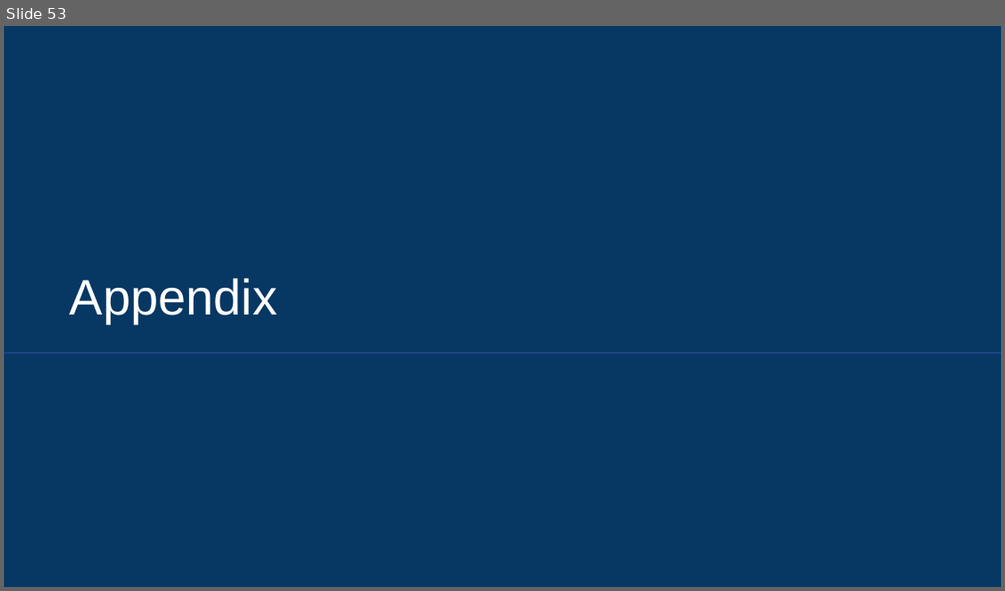
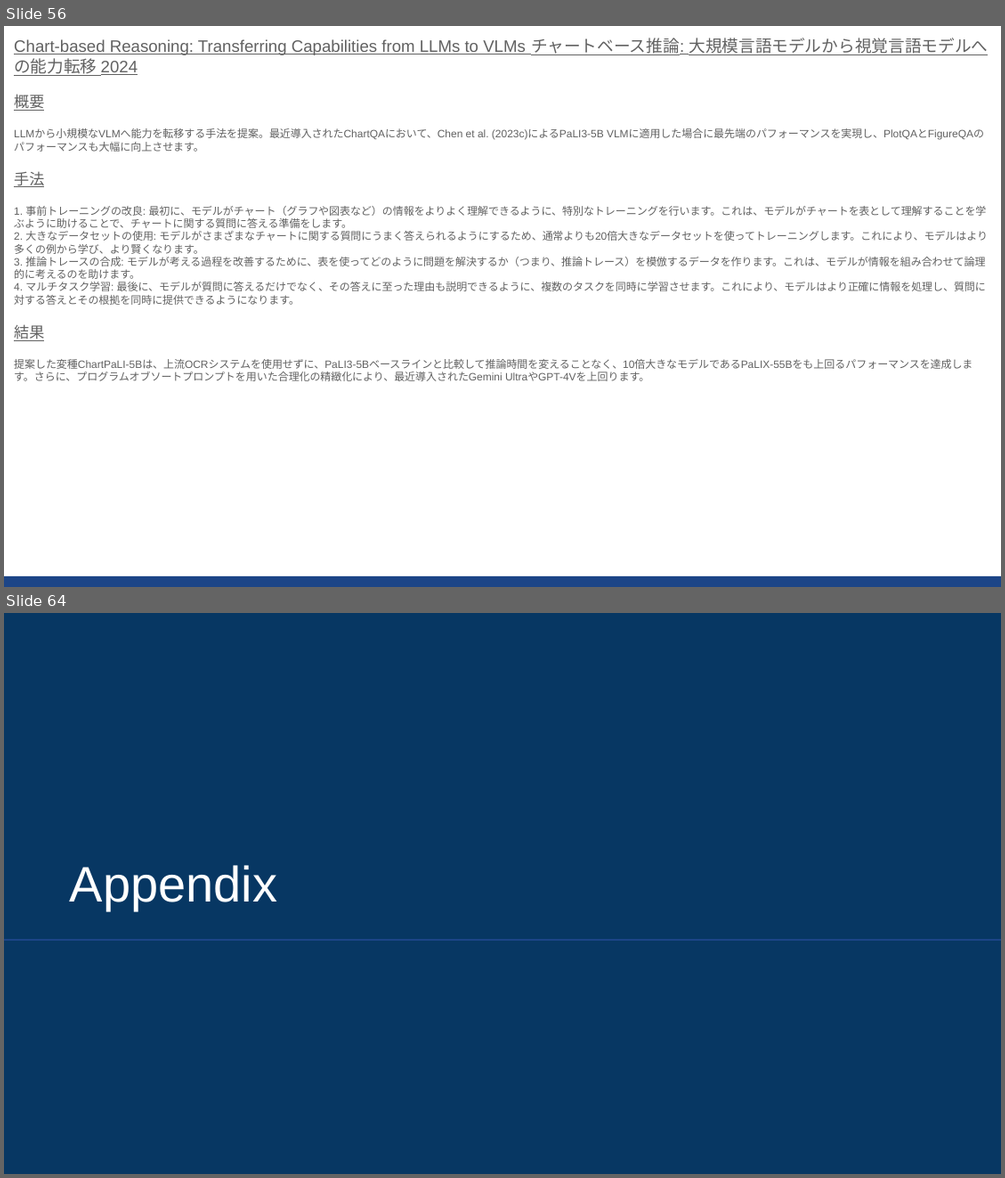
Before and after one commit to sekihan02/code_sundbox, a slide deck: 2024_LLM論文要約_3.pptx. Shown one above the other, each under a label of ours: slide 53 before the commit, slides 56 and 64 after it; the slides between them are not shown. The pictures are 1005x591 and 1005x1178 pixels, drawn with LibreOffice and Linux fonts; fonts in the diff are those of the drawing. Boxes give left, top, right and bottom in pixels: in the first picture for what was removed or moved away, otherwise in the second. Text is boxed around its words. In the diff, an @@ line names an element or a change of style, - is before the commit and + after.

```diff
--- a/2024_LLM論文要約_3.pptx
+++ b/2024_LLM論文要約_3.pptx
@@ slide 56 added at (4, 26, 1001, 587), background #FFFFFF @@
@@ text added at (14, 38, 987, 381), 7.6 pt, text #616161 @@
+Chart-based Reasoning: Transferring Capabilities from LLMs to VLMs チャートベース推論: 大規模言語モデルから視覚言語モデルへの能力転移 2024
+概要
+LLMから小規模なVLMへ能力を転移する手法を提案。最近導入されたChartQAにおいて、Chen et al. (2023c)によるPaLI3-5B VLMに適用した場合に最先端のパフォーマンスを実現し、PlotQAとFigureQAのパフォーマンスも大幅に向上させます。
+手法
+1. 事前トレーニングの改良: 最初に、モデルがチャート（グラフや図表など）の情報をよりよく理解できるように、特別なトレーニングを行います。これは、モデルがチャートを表として理解することを学ぶように助けることで、チャートに関する質問に答える準備をします。
+2. 大きなデータセットの使用: モデルがさまざまなチャートに関する質問にうまく答えられるようにするため、通常よりも20倍大きなデータセットを使ってトレーニングします。これにより、モデルはより多くの例から学び、より賢くなります。
+3. 推論トレースの合成: モデルが考える過程を改善するために、表を使ってどのように問題を解決するか（つまり、推論トレース）を模倣するデータを作ります。これは、モデルが情報を組み合わせて論理的に考えるのを助けます。
+4. マルチタスク学習: 最後に、モデルが質問に答えるだけでなく、その答えに至った理由も説明できるように、複数のタスクを同時に学習させます。これにより、モデルはより正確に情報を処理し、質問に対する答えとその根拠を同時に提供できるようになります。
+結果
+提案した変種ChartPaLI-5Bは、上流OCRシステムを使用せずに、PaLI3-5Bベースラインと比較して推論時間を変えることなく、10倍大きなモデルであるPaLIX-55Bをも上回るパフォーマンスを達成します。さらに、プログラムオブソートプロンプトを用いた合理化の精緻化により、最近導入されたGemini UltraやGPT-4Vを上回ります。
@@ rectangle added at (4, 576, 1001, 587), fill #1C4587 @@
@@ what was slide 53 is now slide 64 @@
```
Also in this commit, not shown: 10 other slides added, 1 other file.
